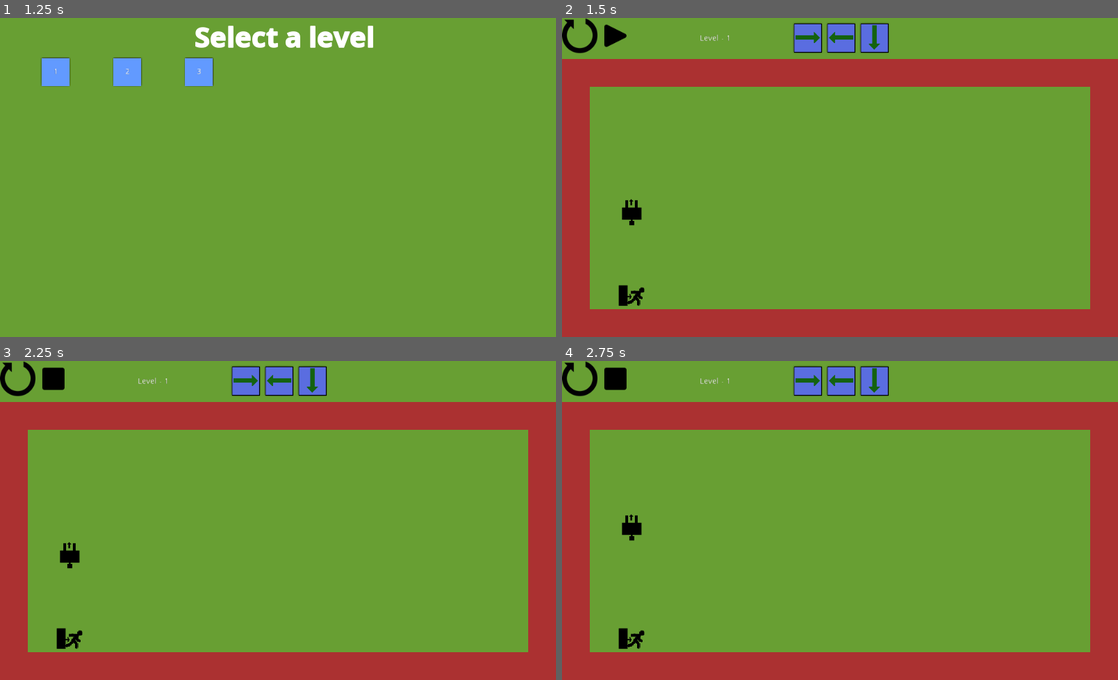
Above: before the commit, frames 1-4 (two rows, left to right).
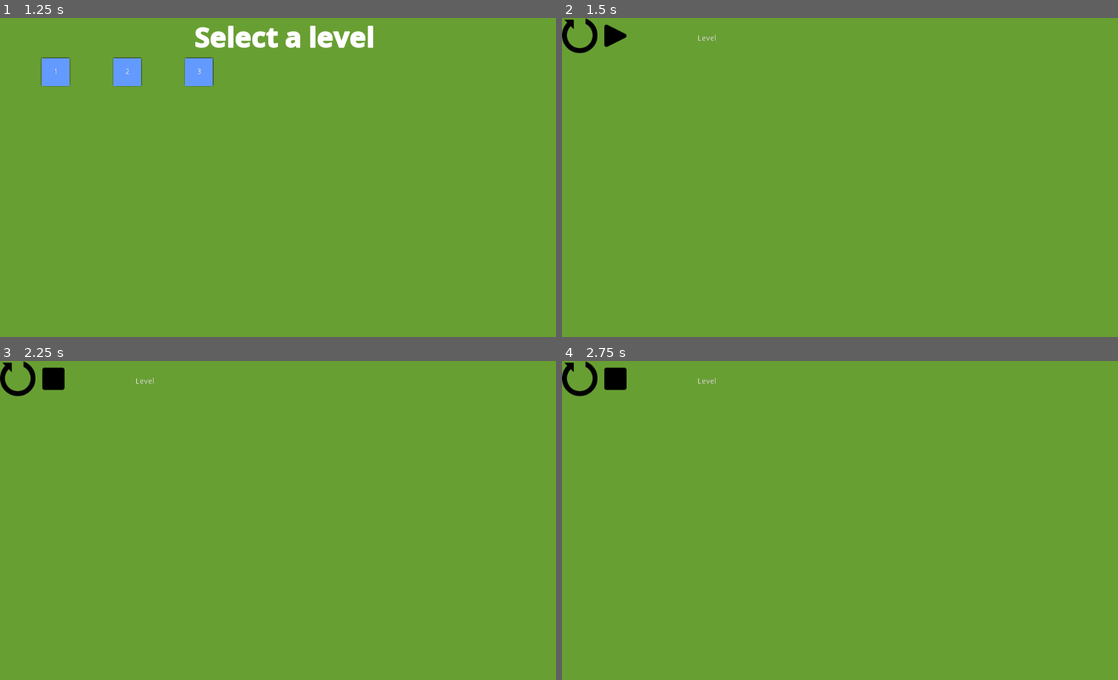
Above: after the commit, the same moments.

Repository: Gorglomux/MazeEscape
Game: Godot game, scene res://Main.tscn
The game is run twice, just before and just after one commit, with the same random seed, the same clock (stepped at 60 frames per second) and the same inputs.
Inputs (mouse positions are in pixels of both pictures, inside the frame that each line leads up to):
- Up to frame 1 (1.25 s): click "Play" at 0.5 s
- Up to frame 2 (1.5 s): click (617, 72) at 1.27 s
- Up to frame 3 (2.25 s): click (55, 380) at 2 s
- Up to frame 4 (2.75 s): no input

Frame 1 is identical in both runs. In frame 2, 26% of the frame differs, in the area x 0-100%, y 1-100%; in frame 3, 26%; in frame 4, 26%.
Error after the commit: Attempt to call function 'instance' in base 'null instance' on a null instance. (res://GameLogic.gd:124)

Commit message:
add border to the tilemap

Diff:
--- a/MazeEscape/Tileset.tres
+++ b/MazeEscape/Tileset.tres
@@ -1,16 +1,17 @@
-[gd_resource type="TileSet" load_steps=12 format=2]
+[gd_resource type="TileSet" load_steps=13 format=2]
 
 [ext_resource path="res://gravat.png" type="Texture" id=1]
 [ext_resource path="res://hole.png" type="Texture" id=2]
 [ext_resource path="res://arrow_up.png" type="Texture" id=3]
 [ext_resource path="res://arrow_down.png" type="Texture" id=4]
-[ext_resource path="res://player.png" type="Texture" id=5]
-[ext_resource path="res://wall.png" type="Texture" id=6]
-[ext_resource path="res://teleporteur.png" type="Texture" id=7]
-[ext_resource path="res://exit.png" type="Texture" id=8]
-[ext_resource path="res://arrow.png" type="Texture" id=9]
-[ext_resource path="res://jump.png" type="Texture" id=10]
-[ext_resource path="res://arrow_left.png" type="Texture" id=11]
+[ext_resource path="res://border.png" type="Texture" id=5]
+[ext_resource path="res://player.png" type="Texture" id=6]
+[ext_resource path="res://wall.png" type="Texture" id=7]
+[ext_resource path="res://teleporteur.png" type="Texture" id=8]
+[ext_resource path="res://exit.png" type="Texture" id=9]
+[ext_resource path="res://arrow.png" type="Texture" id=10]
+[ext_resource path="res://jump.png" type="Texture" id=11]
+[ext_resource path="res://arrow_left.png" type="Texture" id=12]
 
 [resource]
 0/name = "Gravat"
@@ -54,17 +55,17 @@
 3/shapes = [  ]
 3/z_index = 0
 4/name = "Teleporteur"
-4/texture = ExtResource( 7 )
+4/texture = ExtResource( 8 )
 4/tex_offset = Vector2( 0, 0 )
 4/modulate = Color( 1, 1, 1, 1 )
-4/region = Rect2( 0, 0, 50, 50 )
+4/region = Rect2( 0, 0, 50, 52 )
 4/tile_mode = 0
-4/occluder_offset = Vector2( 25, 25 )
-4/navigation_offset = Vector2( 25, 25 )
+4/occluder_offset = Vector2( 25, 26 )
+4/navigation_offset = Vector2( 25, 26 )
 4/shapes = [  ]
 4/z_index = 0
 5/name = "Exit"
-5/texture = ExtResource( 8 )
+5/texture = ExtResource( 9 )
 5/tex_offset = Vector2( 0, 0 )
 5/modulate = Color( 1, 1, 1, 1 )
 5/region = Rect2( 0, 0, 50, 50 )
@@ -133,3 +134,13 @@
 11/navigation_offset = Vector2( 25, 25 )
 11/shapes = [  ]
 11/z_index = 0
+12/name = "Sprite"
+12/texture = ExtResource( 5 )
+12/tex_offset = Vector2( 0, 0 )
+12/modulate = Color( 1, 1, 1, 1 )
+12/region = Rect2( 0, 0, 50, 50 )
+12/tile_mode = 0
+12/occluder_offset = Vector2( 25, 25 )
+12/navigation_offset = Vector2( 25, 25 )
+12/shapes = [  ]
+12/z_index = 0
--- a/MazeEscape/Tileset.tscn
+++ b/MazeEscape/Tileset.tscn
@@ -11,6 +11,7 @@
 [ext_resource path="res://arrow_up.png" type="Texture" id=9]
 [ext_resource path="res://arrow_down.png" type="Texture" id=10]
 [ext_resource path="res://jump.png" type="Texture" id=11]
+[ext_resource path="res://border.png" type="Texture" id=12]
 
 [node name="Tileset" type="Node2D"]
 
@@ -46,3 +47,6 @@
 
 [node name="Jump" type="Sprite" parent="."]
 texture = ExtResource( 11 )
+
+[node name="Sprite" type="Sprite" parent="."]
+texture = ExtResource( 12 )
Not shown: 6 places in MazeEscape/Tileset.tres that only renumber resources
Not shown: 1 places in MazeEscape/Tileset.tscn that only renumber resources
